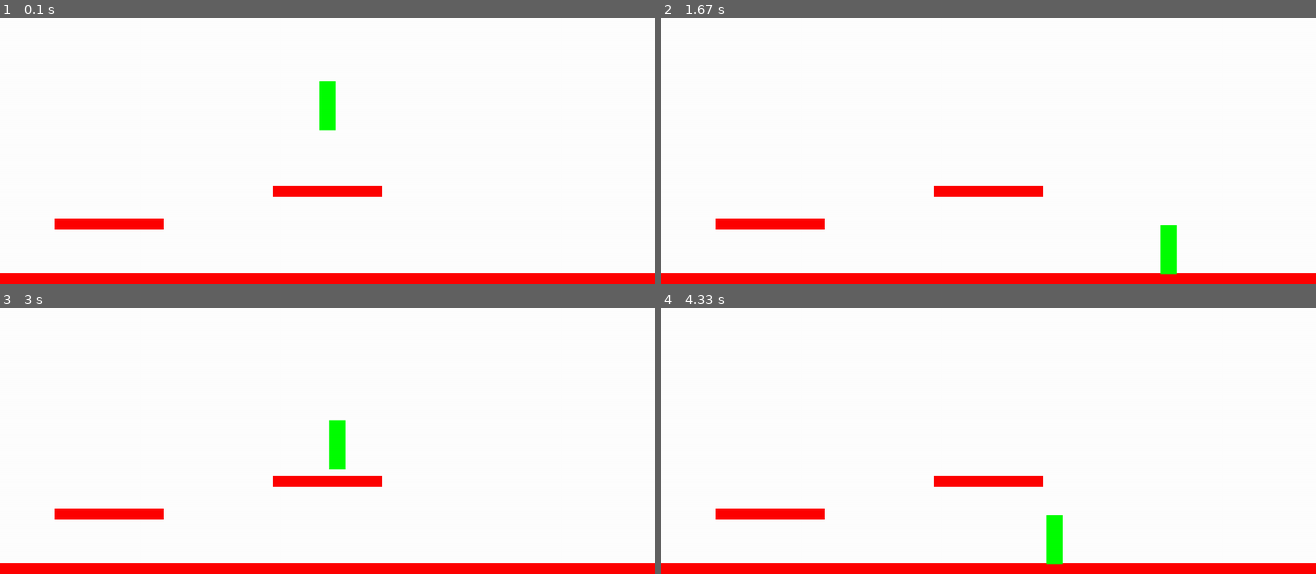
Above: before the commit, frames 1-4 (two rows, left to right).
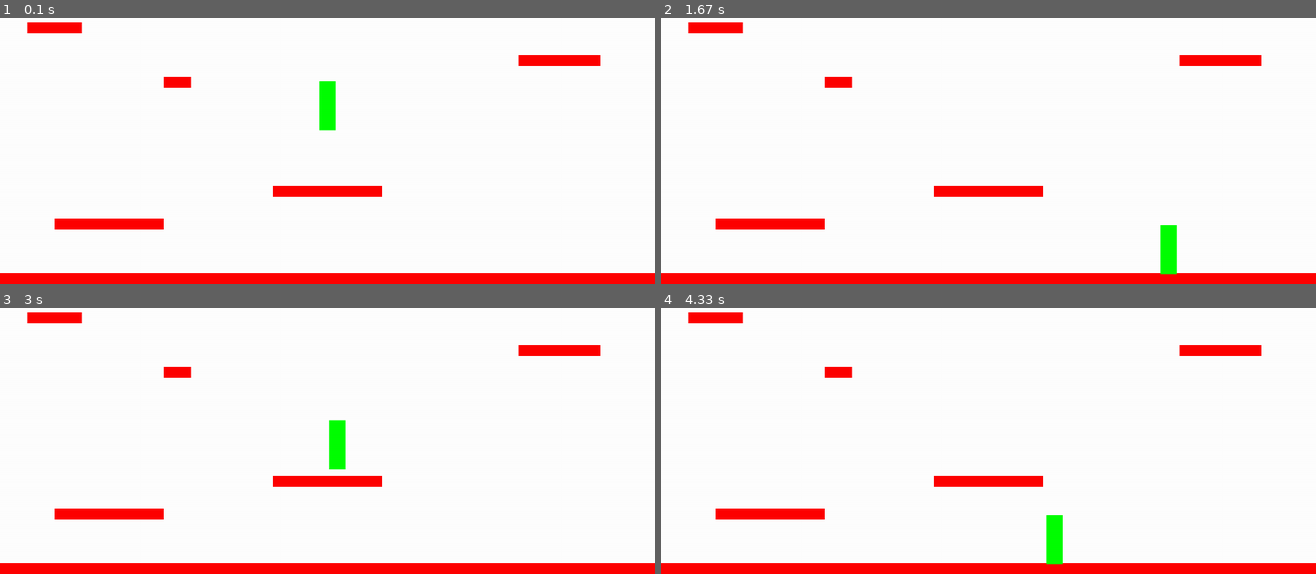
Above: after the commit, the same moments.

Repository: bebopsanders/pygameJetPack
Game: pygame game, started from main.py
Same seed, same stepped clock (60 frames per second), same inputs: the game is played once before the commit and once after it.
Inputs:
- Up to frame 1 (0.1 s): no input
- Up to frame 2 (1.67 s): hold D 0.33-0.8 s; hold W 0.83-1.13 s; hold D 1.17-1.63 s
- Up to frame 3 (3 s): hold A 1.67-2.2 s; hold A 2.23-2.63 s; hold W from 2.67 s (still down)
- Up to frame 4 (4.33 s): release W at 3.03 s; hold D 3.07-3.7 s; hold A 3.73-4.2 s; hold D from 4.23 s (still down)

The runs differ from the first frame. In frame 1, 1.0% of the frame differs, in the area x 4-92%, y 1-27%; in frame 2, 1.0%; in frame 3, 1.0%; in frame 4, 1.0%.

Commit message:
added more tuples to PLAT_LIST to add more platforms, decided on jetpack type game, w(key) activates jetpack

Diff:
--- a/settings.py
+++ b/settings.py
@@ -10,4 +10,7 @@
 
 PLAT_LIST = [(0,HEIGHT-20,WIDTH,20),
             (100,480,200,20),
-            (500,420,200,20)]
+            (500,420,200,20),
+            (950,180,150,20),
+            (50,120,100,20),
+            (300,220,50,20)]
